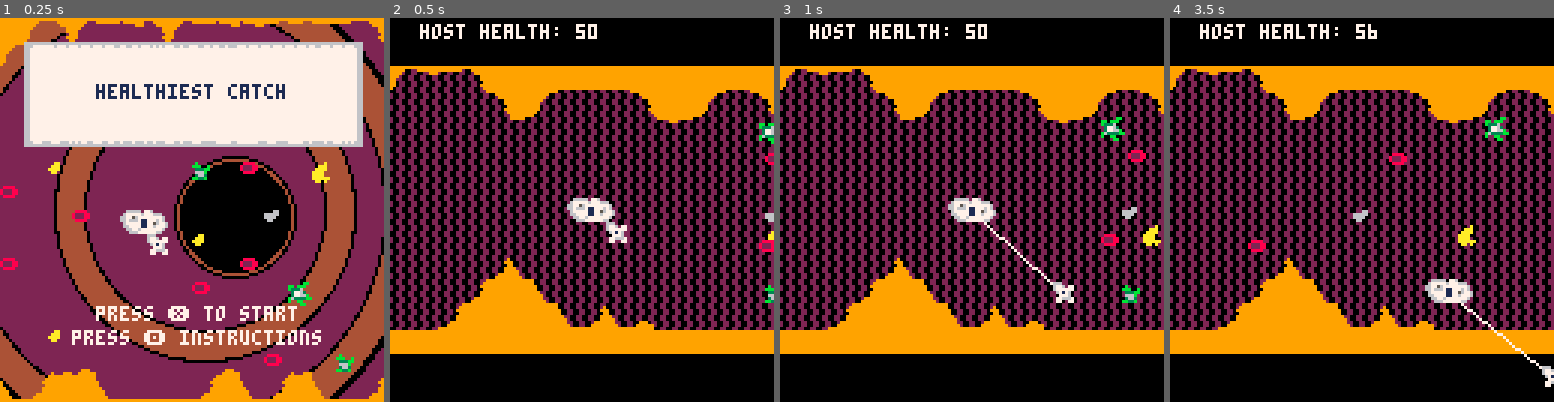
Above: before the commit, frames 1-4 (left to right).
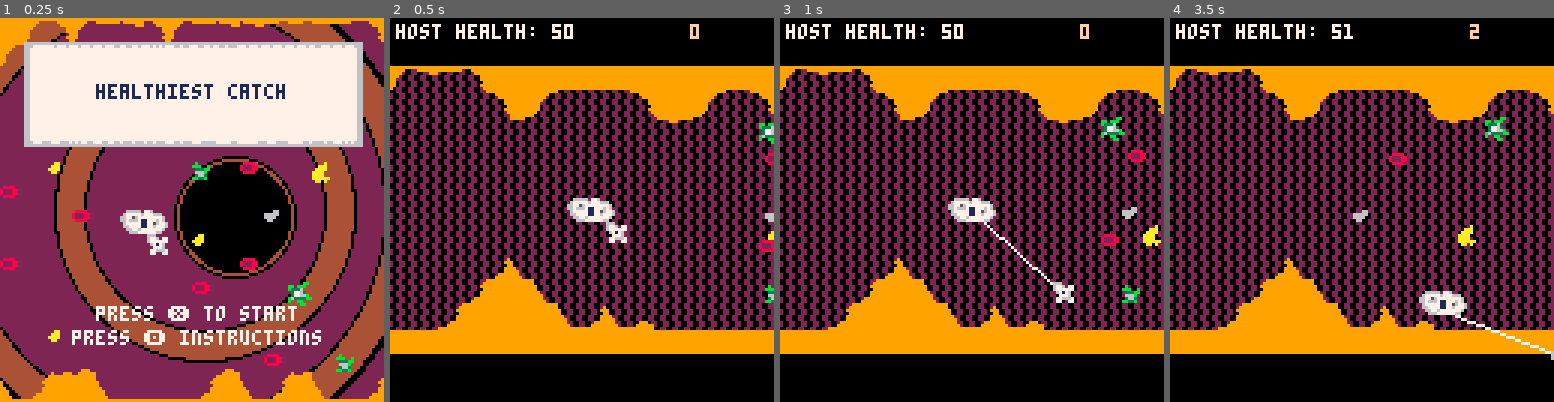
Above: after the commit, the same moments.

Repository: tyedye105/SlowJamJune2018
Game: PICO-8 cartridge amoebaFish.p8
The game is run twice, just before and just after one commit, with the same random seed, the same clock (stepped at 60 frames per second) and the same inputs.
Inputs:
- Up to frame 1 (0.25 s): no input
- Up to frame 2 (0.5 s): tap X (X key) at 0.33 s
- Up to frame 3 (1 s): tap O (Z key) at 0.7 s
- Up to frame 4 (3.5 s): tap X (X key) at 1.07, 1.85, 2.97 s; hold Right 1.6-2.1 s; tap O (Z key) every 0.4 s from 1.7 to 3.3 s; hold Up 2.15-2.42 s; hold Right 2.47-3.03 s; hold Left from 3.08 s (still down)

Frame 1 is identical in both runs. In frame 2, 1.0% of the frame differs, in the area x 1-81%, y 1-6%; in frame 3, 1.0%; in frame 4, 2.5%, in the area x 1-100%, y 1-97%.

Commit message:
I'm bad at discrete commits

Diff:
--- a/amoebaFish.p8
+++ b/amoebaFish.p8
@@ -9,7 +9,7 @@
 --from your carts
 
 function _init()
- topspd = 3
+ topspd = 2.8
  accl = 1
  drg = 0.8
  current = 0.2
@@ -24,8 +24,6 @@
  screenl = 0
  screenr = 127
  spawn_timer = spawn_time
- _update = menu_update
- _draw = menu_draw
  flags = {
   p = 2
  }
@@ -33,6 +31,11 @@
  space = 0
  has_loaded = false
  health = 50
+ hooked = 0
+ lvl = 1
+ _update = menu_update
+ _draw = menu_draw
+
 end
 
 function menu_update()
@@ -61,10 +64,7 @@
  update_hook()
  update_critters()
  update_events()
- if (is_clogged()) then
-  _draw = game_over_draw()
-  _update = menu_update()
- end
+ check_end()
 end
 
 
@@ -79,7 +79,8 @@
  spr(p.s,p.x,p.y,2,1)
  spr(h.s,h.x,h.y)
  draw_cilia()
- print("host health: "..health,10,2,7)
+ print(hooked,100,2,15)
+ print("host health: "..health,2,2,7)
  for i,c in pairs(critters) do
   spr(c.s,c.x,c.y)
  end
@@ -95,11 +96,45 @@
   end
 end
 
+function level_up()
+ lvl = flr(hooked/10)
+ if (hooked > 0 and hooked %10 == 0) then
+  max_critters += 3
+  spawn_timer = 0
+  --add_critter()
+  spawn_time -=5
+  cls(9)
+  flip()
+  cls(10)
+  flip()
+  cls(9)
+  flip()
+ end
+end
+
+function check_end()
+ if (is_clogged()) then
+  _draw = game_over_draw
+  _update = game_over_update
+ elseif health > 100 then
+  _update = game_over_update
+  _draw = game_win_draw
+ end
+end
+
+function game_over_update()
+  if (btn(❎)) _init()
+end
 
 function game_over_draw()
  cls(8)
  print("oh crap, your host died!",20,60,0)
  print("❎ to play again",20,80,0)
+end
+
+function game_win_draw()
+ cls(1)
+ print("woo, you win!",20,60,7)
 end
 
 function is_clogged()
@@ -327,10 +362,12 @@
 
 function score_hooked_critters(to_score)
  for c in all(to_score) do
-  if (fget(c.sp,3)) then
+  if (fget(c.s,3)) then
 	  health -=5
 	 else
 	  health += 3
+	  hooked += 1
+	  level_up()
 	 end
 	end
 end
@@ -367,9 +404,9 @@
   h.x = h.getx(h.xoff)
   h.y = h.gety(h.yoff)
  end
- if not h.retracted then
-  catch()
- end
+-- if not h.retracted then
+ -- catch()
+ --end
 end
 
 function throw_hook_up()
@@ -379,6 +416,8 @@
   for i=1,20 do
     h.x += 1
     h.y -= 1
+    catch()
+ --   yield()
   end
 
   retract()
@@ -395,6 +434,8 @@
   for i=1,20 do
     h.x += 1
     h.y += 1
+    catch()
+--    yield()
   end
 
   retract()
@@ -416,6 +457,7 @@
    h.x += dx
    local dy = diry*abs((h.y - (p.y+h.yoff)))/dur
    h.y += dy
+   catch()
    yield()
   end
 
